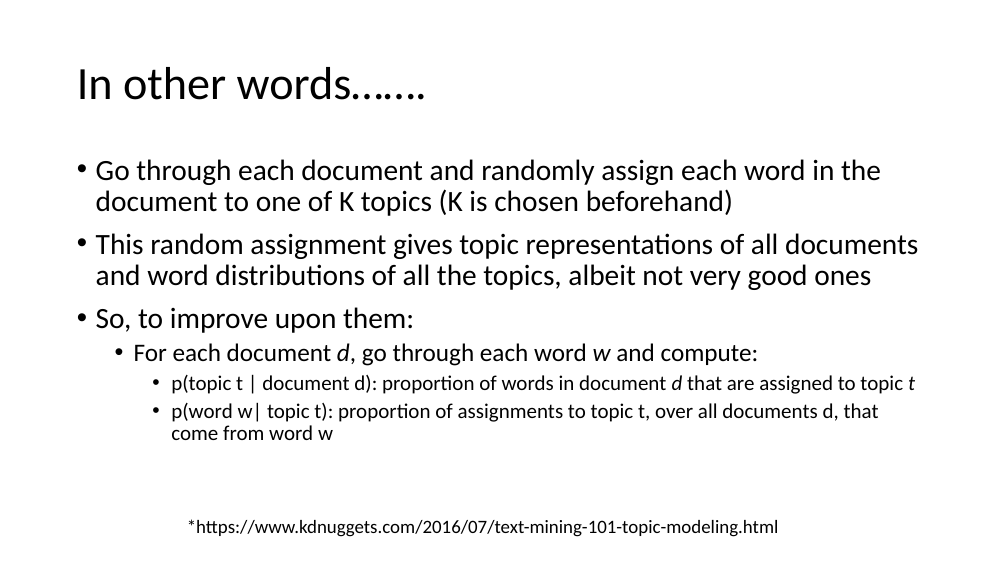
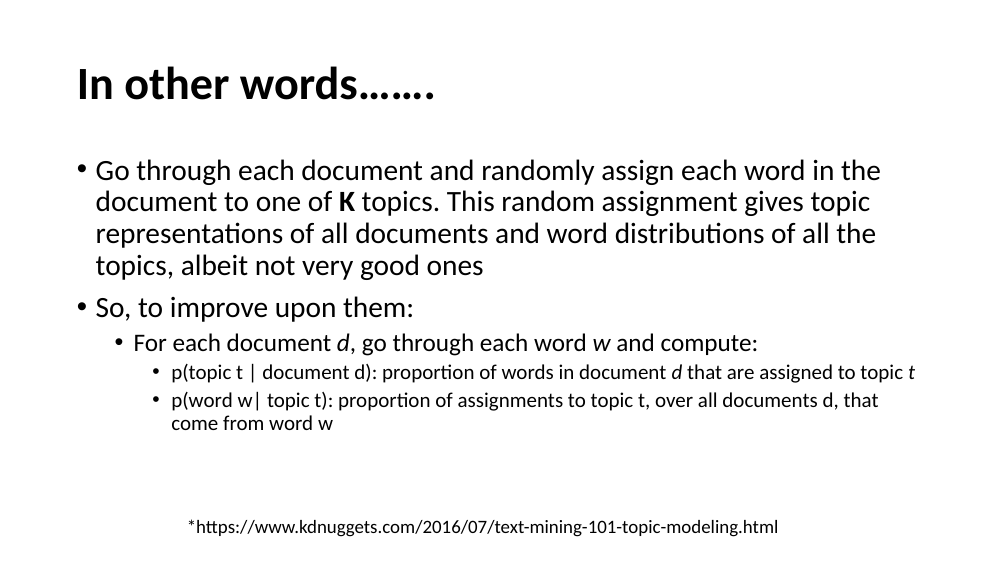
Before and after one commit to ANLY580/lectures, a slide deck: slide 5 of 8-topic-models/ANLY580_Fall2019_TopicModels.pptx. Drawn at 1008x567 pixels with LibreOffice and Linux fonts; fonts in the diff are those of the drawing. Boxes give left, top, right and bottom in pixels: in the first picture for what was removed or moved away, otherwise in the second. Text is boxed around its words. In the diff, an @@ line names an element or a change of style, - is before the commit and + after.

Commit message:
update slides topic modeling

```diff
--- a/8-topic-models/ANLY580_Fall2019_TopicModels.pptx
+++ b/8-topic-models/ANLY580_Fall2019_TopicModels.pptx
@@ title "In other words……." at <box>77,66,436,100</box>: bold on @@
@@ text at <box>96,159,881,280</box>: text changed @@
-• Go through each document and randomly assign each word in the document to one of K topics (K is chosen beforehand)
-• This random assignment gives topic representations of all documents and word distributions of all the topics, albeit not very good ones
+• Go through each document and randomly assign each word in the document to one of K topics. This random assignment gives topic representations of all documents and word distributions of all the topics, albeit not very good ones
```
Also in this commit, not shown: 4 other slides changed, 8 slides added, 1 slide removed, 2 other files.
